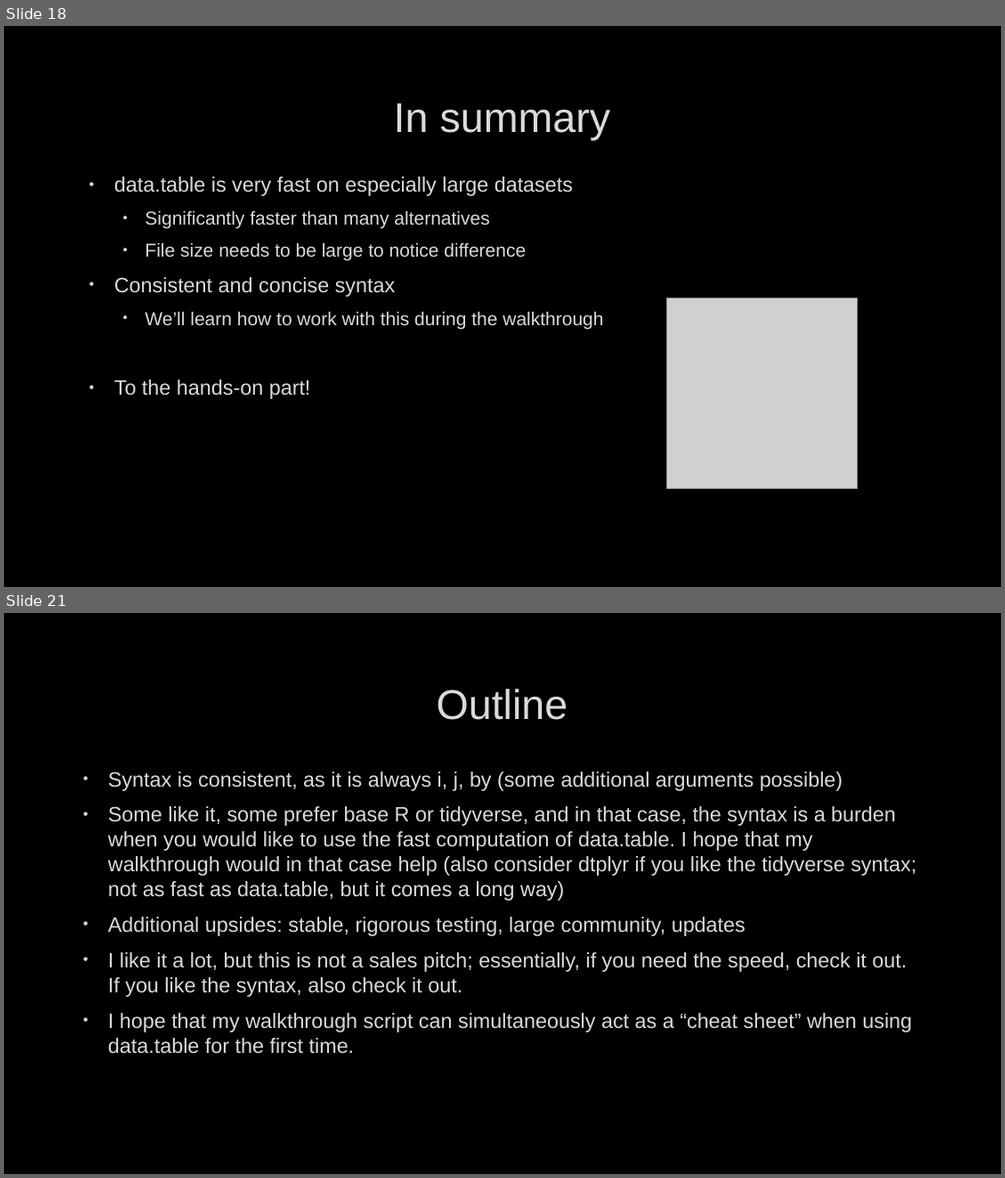
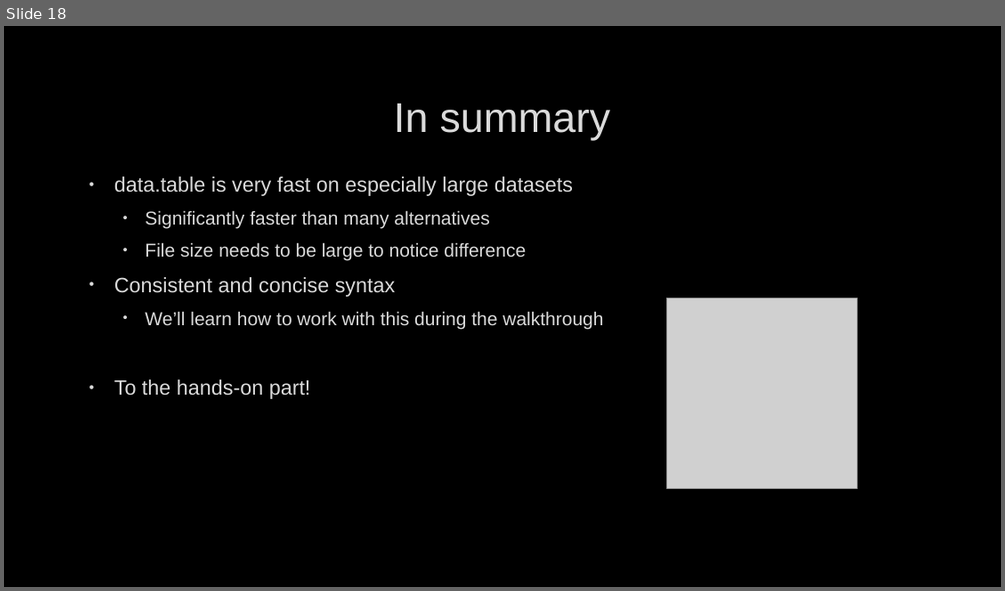
Before and after one commit to jorritmesman/Limnoseries_Rdatatable, a slide deck: Presentation.pptx. Shown one above the other, each under a label of ours: slides 18 and 21 before the commit, slide 18 after it; the slides between them are not shown. The pictures are 1005x1178 and 1005x591 pixels, drawn with LibreOffice and Linux fonts; fonts in the diff are those of the drawing; grey boxes stand for pictures; background and template pictures are left out. Boxes give left, top, right and bottom in pixels: in the first picture for what was removed or moved away, otherwise in the second. Text is boxed around its words. In the diff, an @@ line names an element or a change of style, - is before the commit and + after.

```diff
--- a/Presentation.pptx
+++ b/Presentation.pptx
@@ slide 21 removed at <box>4,613,1001,1174</box>, background picture (left out) @@
@@ title removed at <box>437,689,568,720</box> @@
-Outline
@@ text removed at <box>108,771,916,1054</box> @@
-• Syntax is consistent, as it is always i, j, by (some additional arguments possible)
-• Some like it, some prefer base R or tidyverse, and in that case, the syntax is a burden when you would like to use the fast computation of data.table. I hope that my walkthrough would in that case help (also consider dtplyr if you like the tidyverse syntax; not as fast as data.table, but it comes a long way)
-• Additional upsides: stable, rigorous testing, large community, updates
-• I like it a lot, but this is not a sales pitch; essentially, if you need the speed, check it out. If you like the syntax, also check it out.
-• I hope that my walkthrough script can simultaneously act as a “cheat sheet” when using data.table for the first time.
```
Also in this commit, not shown: 3 other slides removed, 2 other files.
